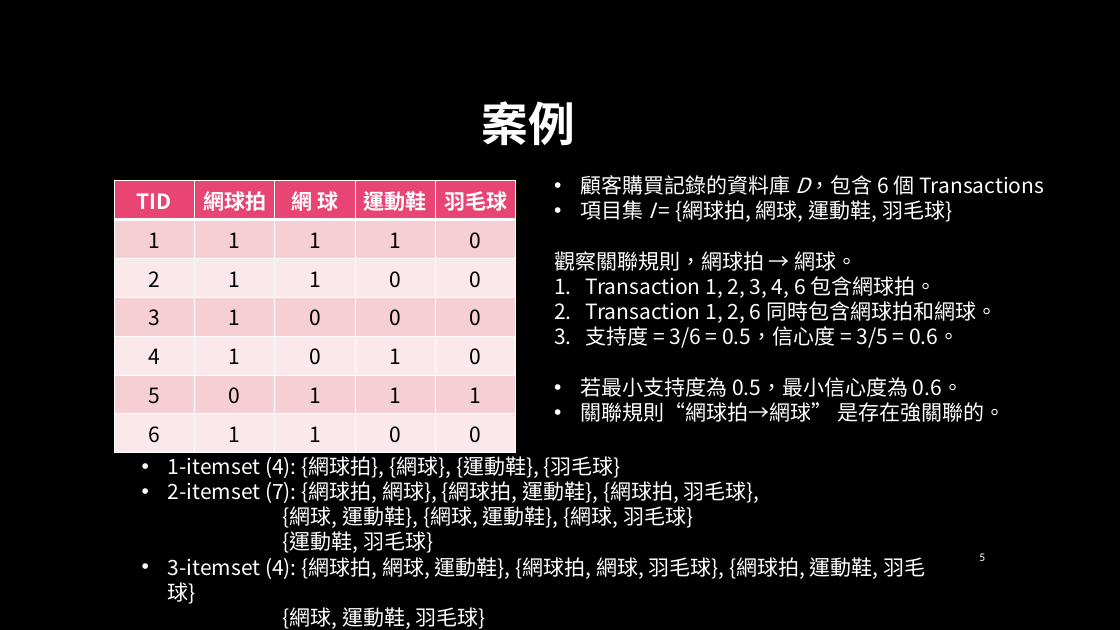
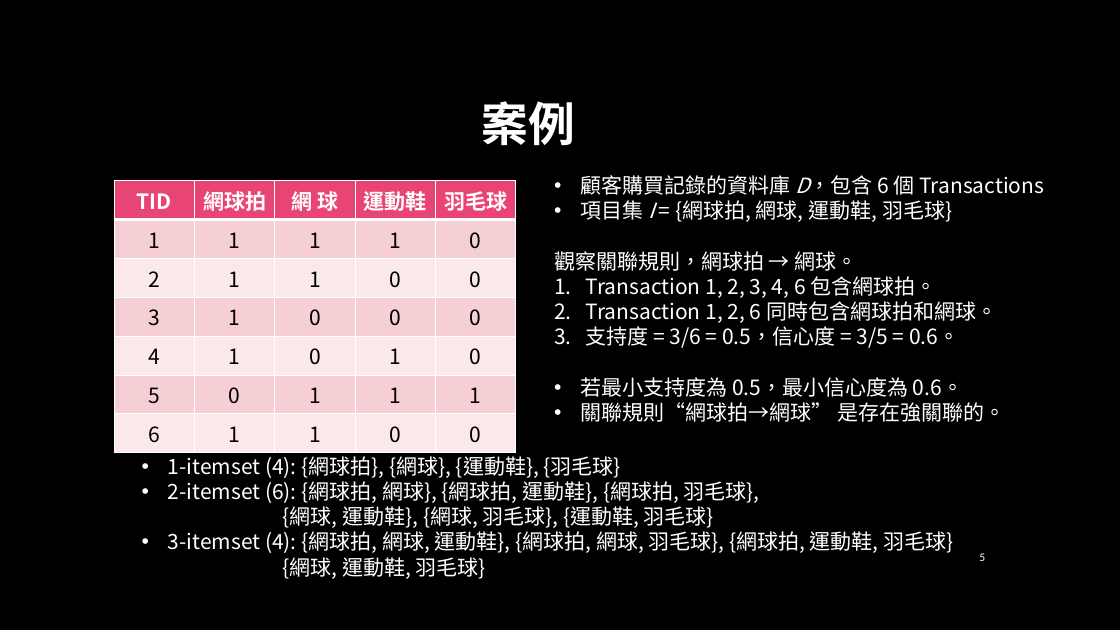
Before and after one commit to jiaweichang/biography, a slide deck: slide 5 of slides/10802/Python進階程式設計/[W6] Association Rule Learning and Exercises.pptx. Drawn at 1120x630 pixels with LibreOffice and Linux fonts; fonts in the diff are those of the drawing; background and template pictures are left out. Boxes give left, top, right and bottom in pixels: in the first picture for what was removed or moved away, otherwise in the second. Text is boxed around its words. In the diff, an @@ line names an element or a change of style, - is before the commit and + after.

```diff
--- a/slides/10802/Python進階程式設計/[W6] Association Rule Learning and Exercises.pptx
+++ b/slides/10802/Python進階程式設計/[W6] Association Rule Learning and Exercises.pptx
@@ text at [168,481,760,528]: text changed @@
-• 2-itemset (7): {網球拍, 網球}, {網球拍, 運動鞋}, {網球拍, 羽毛球},
-{網球, 運動鞋}, {網球, 運動鞋}, {網球, 羽毛球}
-{運動鞋, 羽毛球}
+• 2-itemset (6): {網球拍, 網球}, {網球拍, 運動鞋}, {網球拍, 羽毛球},
+{網球, 運動鞋}, {網球, 羽毛球}, {運動鞋, 羽毛球}
```
Also in this commit, not shown: 8 other files.
